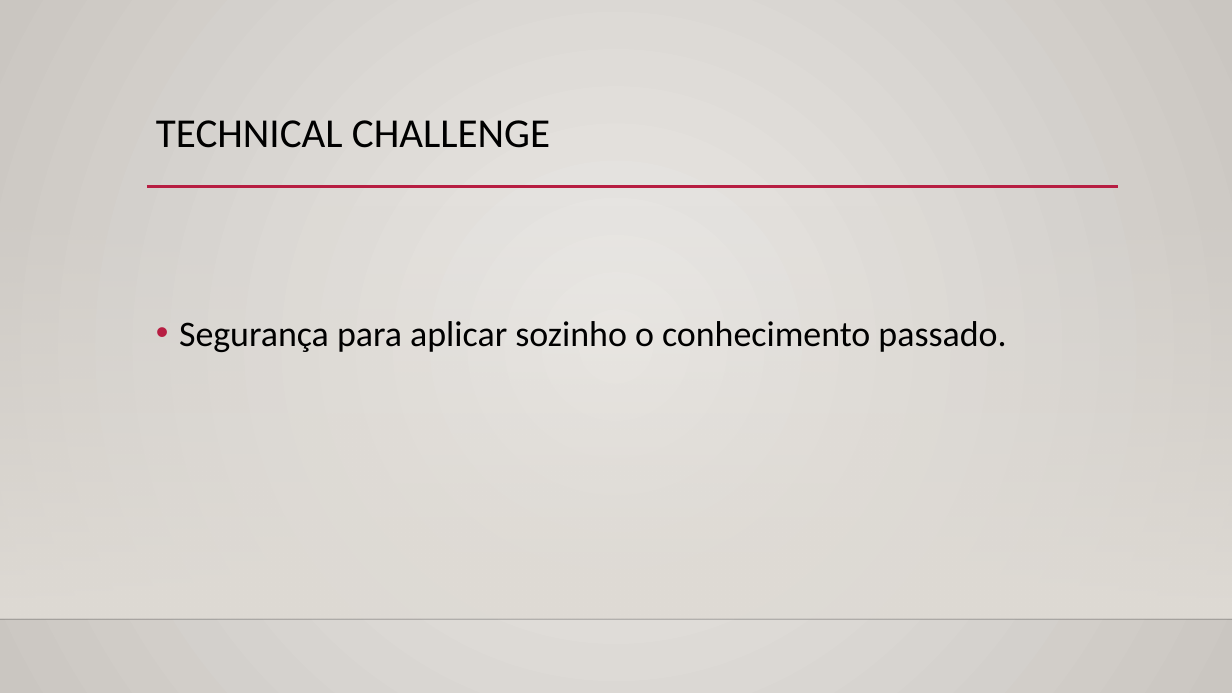
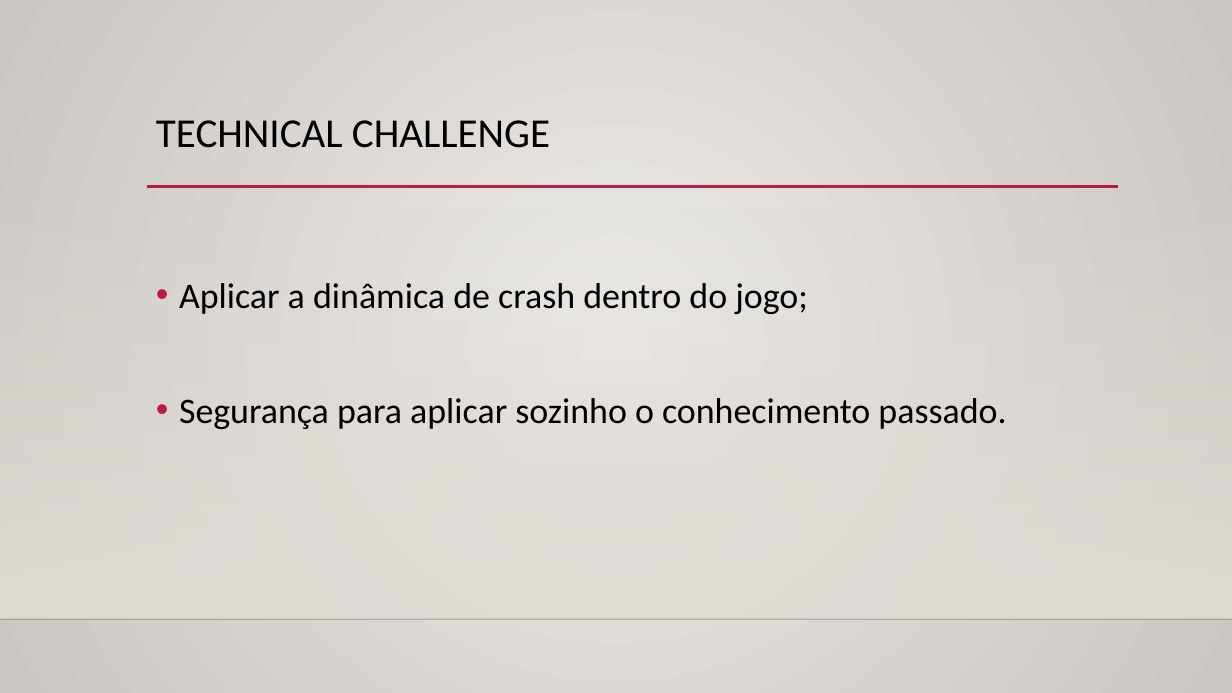
Before and after one commit to Merjan1/Robson-O-Cabrito, a slide deck: slide 4 of Robson, O Cabrito.pptx. Drawn at 1232x693 pixels with LibreOffice and Linux fonts; fonts in the diff are those of the drawing; background and template pictures are left out. Boxes give left, top, right and bottom in pixels: in the first picture for what was removed or moved away, otherwise in the second. Text is boxed around its words. In the diff, an @@ line names an element or a change of style, - is before the commit and + after.

```diff
--- a/Robson, O Cabrito.pptx
+++ b/Robson, O Cabrito.pptx
@@ text at (179,283,808,314): paragraph added @@
+• Aplicar a dinâmica de crash dentro do jogo;
```
Also in this commit, not shown: 2 other slides changed.
